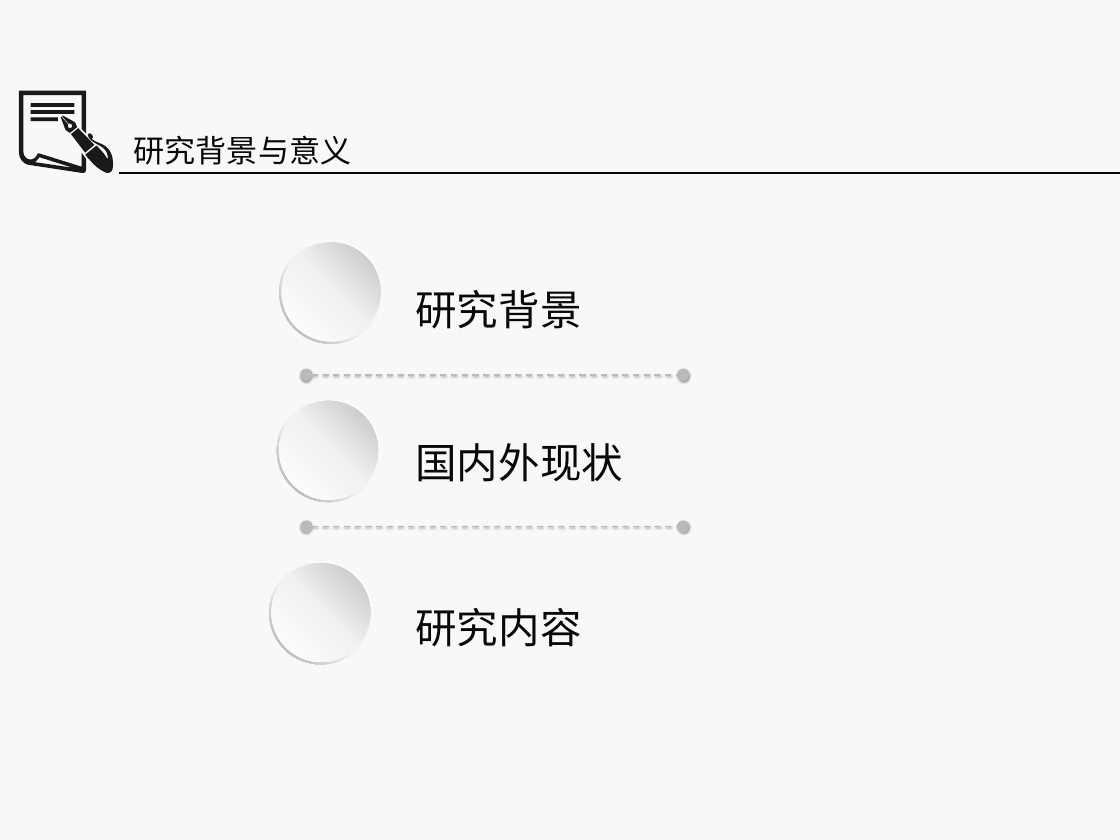
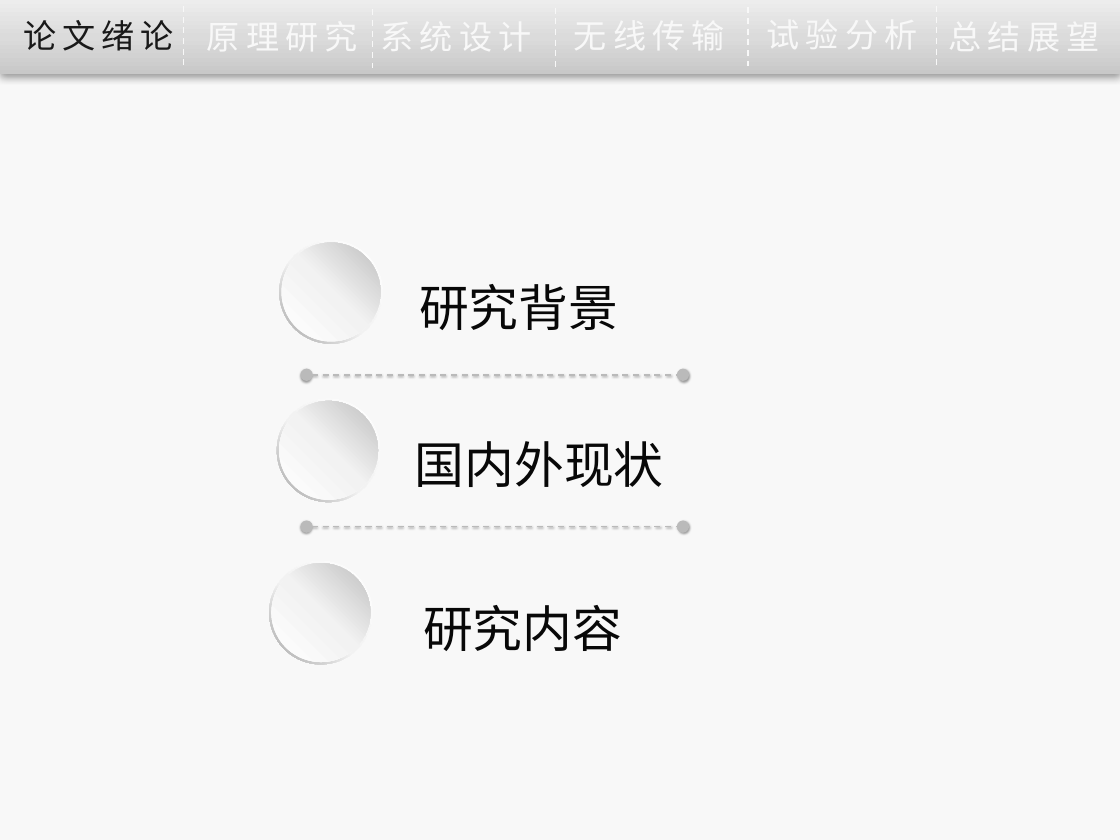
Before and after one commit to Junior888/paper, a slide deck: slide 5 of 论文答辩.pptx (slide 4 before the commit). Drawn at 1120x840 pixels with LibreOffice and Linux fonts; fonts in the diff are those of the drawing; background and template pictures are left out. Boxes give left, top, right and bottom in pixels: in the first picture for what was removed or moved away, otherwise in the second. Text is boxed around its words. In the diff, an @@ line names an element or a change of style, - is before the commit and + after.

```diff
--- a/论文答辩.pptx
+++ b/论文答辩.pptx
@@ rectangle added at [0,0,1120,75], fill gradient #C8C8C8 to #DCDCDC to #EDEDED @@
@@ text added at [23,20,174,51], 16 pt, text #191919 @@
+论文绪论
@@ line added from (184, 6) to (184, 66), #F8F8F8 0.75 pt dashed @@
@@ text added at [207,11,358,59], 16 pt, text #F8F8F8 @@
+原理研究
@@ line added from (373, 9) to (373, 69), #F8F8F8 0.75 pt dashed @@
@@ text added at [381,11,532,59], 16 pt, text #F8F8F8 @@
+系统设计
@@ line added from (556, 7) to (556, 67), #F8F8F8 0.75 pt dashed @@
@@ text added at [574,11,725,59], 16 pt, text #F8F8F8 @@
+无线传输
@@ line added from (748, 7) to (748, 67), #F8F8F8 0.75 pt dashed @@
@@ text added at [767,9,918,57], 16 pt, text #F8F8F8 @@
+试验分析
@@ line added from (936, 6) to (936, 66), #F8F8F8 0.75 pt dashed @@
@@ text added at [949,11,1100,59], 16 pt, text #F8F8F8 @@
+总结展望
@@ freeform shape removed at [19,91,113,173] @@
@@ text removed at [134,135,352,165] @@
-研究背景与意义
@@ line removed from (119, 173) to (1120, 173) @@
@@ size 20 to 24 pt in 3 elements at [419,284,618,330], [415,441,664,487], [423,605,622,651] @@
@@ text "研究内容": place and size @@
-text "研究内容" at [415,608,581,647]
+text "研究内容" at [423,605,622,651]
```
Also in this commit, not shown: 8 other slides changed, 7 slides added, 1 other file.
